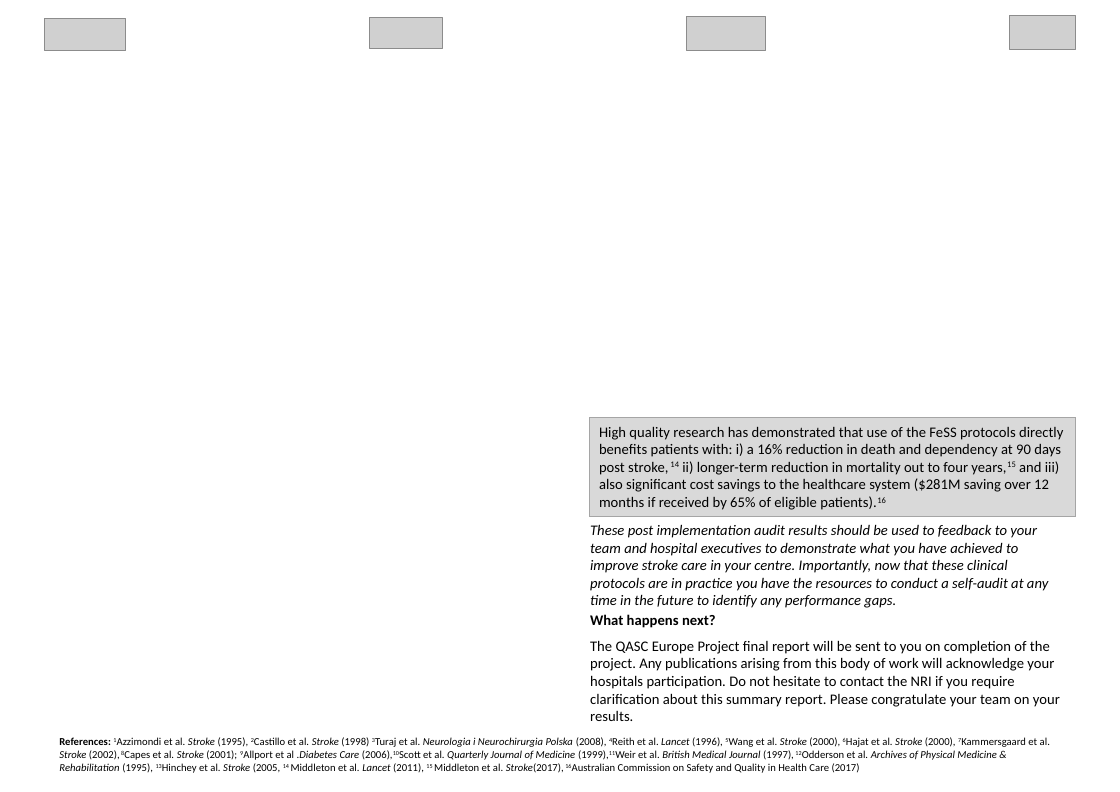
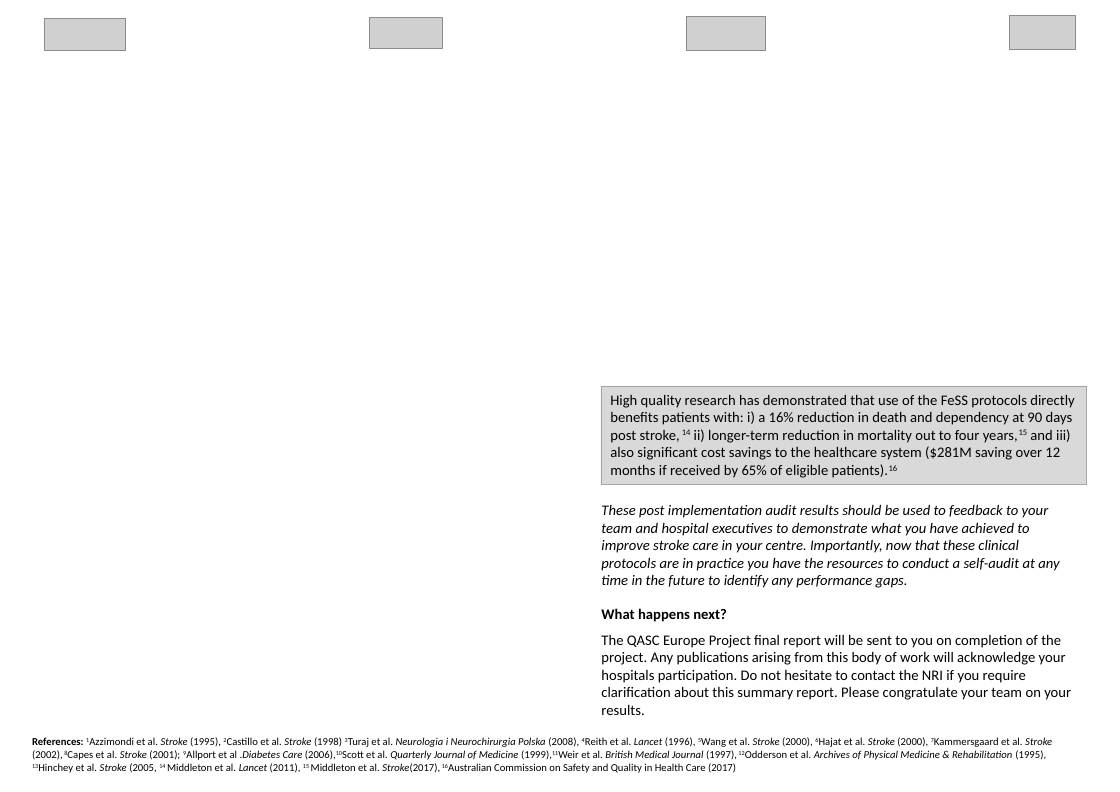
Before and after one commit to atranel/resqdb, a slide deck: slide 2 of backgrounds/qasc_comparison.pptx. Drawn at 1120x792 pixels with LibreOffice and Linux fonts; fonts in the diff are those of the drawing; grey boxes stand for pictures. Boxes give left, top, right and bottom in pixels: in the first picture for what was removed or moved away, otherwise in the second. Text is boxed around its words. In the diff, an @@ line names an element or a change of style, - is before the commit and + after.

Commit message:
IMPLEMENT: generate QASC reports (baseline + comparison)

```diff
--- a/backgrounds/qasc_comparison.pptx
+++ b/backgrounds/qasc_comparison.pptx
@@ rectangle "High quality research has demonstrated ...": place and size @@
-rectangle "High quality research has demonstrated ..." at (590, 418, 1076, 516)
+rectangle "High quality research has demonstrated ..." at (601, 386, 1086, 485)
@@ text "These post implementation audit results ...": place and size @@
-text "These post implementation audit results ..." at (590, 524, 1048, 608)
+text "These post implementation audit results ..." at (601, 504, 1059, 588)
@@ text "What happens next?": place and size @@
-text "What happens next?" at (590, 614, 1060, 721)
+text "What happens next?" at (601, 608, 1071, 715)
@@ text "References: 1Azzimondi et al. Stroke ..." rewrapped from (59, 737, 1050, 773) to (32, 737, 1052, 773) @@
```
Also in this commit, not shown: 1 other slide changed, 11 other files.
